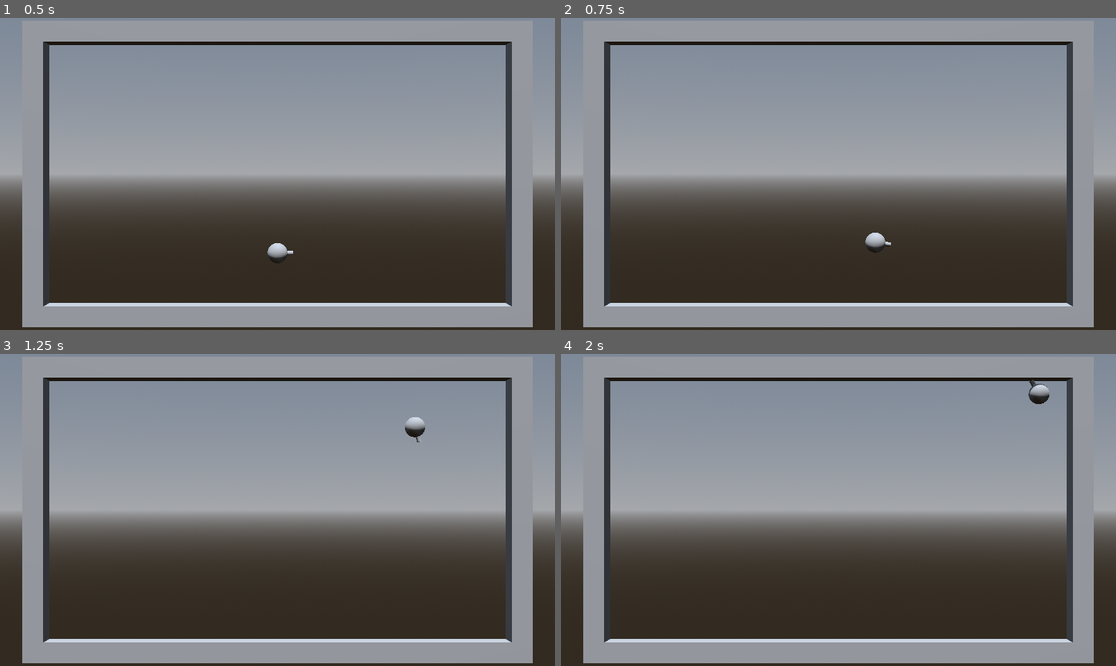
Above: before the commit, frames 1-4 (two rows, left to right).
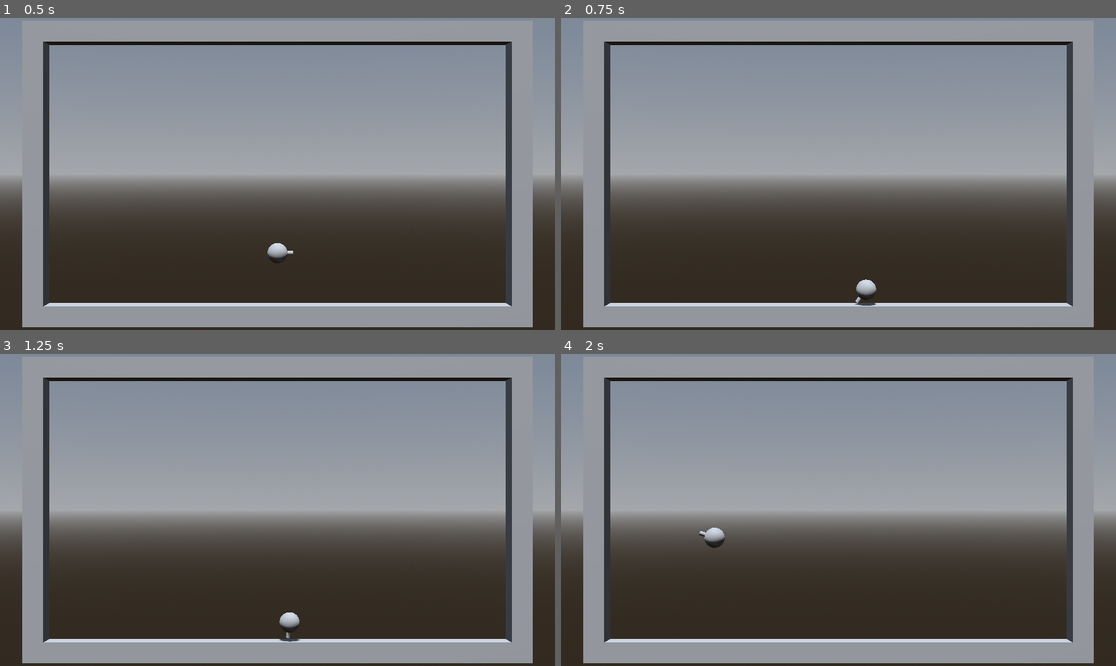
Above: after the commit, the same moments.

Repository: vipsbpig/BallonBird
Game: Godot game, scene res://Scenes/Game.tscn
The game is run twice, just before and just after one commit, with the same random seed, the same clock (stepped at 60 frames per second) and the same inputs.
Inputs (mouse positions are in pixels of both pictures, inside the frame that each line leads up to):
- Up to frame 1 (0.5 s): no input
- Up to frame 2 (0.75 s): tap Enter (ui_accept) at 0.5 s; move the mouse to (960, 158) at 0.52 s; hold D (move_right) from 0.53 s (still down); tap Space (jump) at 0.6 s; click (960, 158) at 0.67 s
- Up to frame 3 (1.25 s): keep holding D (move_right); tap Space (jump) at 0.77, 1.07 s
- Up to frame 4 (2 s): move the mouse to (727, 525) at 1.27 s; release D (move_right) at 1.28 s; hold S from 1.28 s (still down); tap F at 1.35 s; tap Space (jump) at 1.52, 1.55, 1.82 s

Frame 1 is identical in both runs. In frame 2, 0.3% of the frame differs, in the area x 52-60%, y 68-93%; in frame 3, 0.3%; in frame 4, 0.4%, in the area x 24-88%, y 8-63%.

Commit message:
update ballon

Diff:
--- a/Ballons/Mock/MockBallon.tscn
+++ b/Ballons/Mock/MockBallon.tscn
@@ -13,6 +13,7 @@
 [node name="Ballon" type="RigidBody3D"]
 axis_lock_linear_z = true
 axis_lock_angular_x = true
+axis_lock_angular_y = true
 mass = 0.2
 
 [node name="MeshInstance3D" type="MeshInstance3D" parent="."]
@@ -32,5 +33,5 @@
 [node name="InputBehaviour" type="Node" parent="." node_paths=PackedStringArray("rigidBody")]
 script = ExtResource("1_3mcgo")
 rigidBody = NodePath("..")
-moveSpeed = 10.0
-jumpForce = 100.0
+moveSpeed = 720.0
+jumpForce = 200.0
--- a/Scripts/input_behaviour.gd
+++ b/Scripts/input_behaviour.gd
@@ -4,22 +4,25 @@
 
 @export var moveSpeed : float = 5
 @export var jumpForce : float = 1
+@export var rotaionDampForce : float = 10
 
 var fixedDeltaTime : float = 0
 
 func _physics_process(delta: float) -> void:
 	fixedDeltaTime = delta
 
-	var velocity : Vector3 = rigidBody.linear_velocity
+	var velocity : Vector3 = rigidBody.angular_velocity
 	var moveDirection : int = 0;
 	if Input.is_action_pressed("move_left"):
+		moveDirection = 1
+	elif Input.is_action_pressed("move_right"):
 		moveDirection = -1
-	elif Input.is_action_pressed("move_right"):
-		moveDirection = 1
 
-	if moveDirection != 0: velocity.x = moveSpeed * moveDirection
+	if moveDirection != 0: velocity.z = moveSpeed * moveDirection * delta
+	else: velocity.z = lerp(velocity.z, 0.0, rotaionDampForce * fixedDeltaTime)
 
-	rigidBody.linear_velocity = velocity
+	rigidBody.angular_velocity = velocity
 
 	if Input.is_action_just_pressed("jump"):
-		rigidBody.apply_force(Vector3(0, jumpForce, 0))
+		var local_x_direction = rigidBody.transform.basis.x
+		rigidBody.apply_force(local_x_direction * jumpForce)
